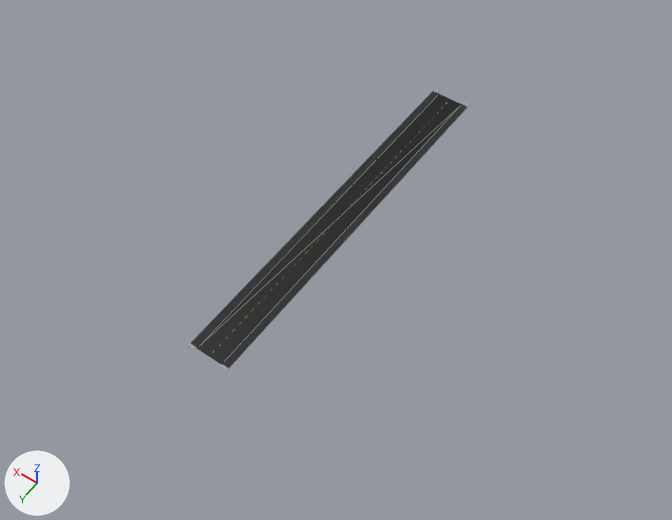
Renders of the glTF model models/Street.glb from each side of a commit.
Camera for both pictures: a 50 mm lens placed at (-85.0, 121.9, 171.6), pointed at (-3.8, 8.3, -6.9). Arrows for +X, +Y and +Z are at lower left; the lights stay in place. Mesh edges are drawn as thin lines on the coarser meshes. Where no turn or scale is listed for an object, it has been applied to the vertices.

Objects in the first picture: 'Road', 'Sidewalk'.
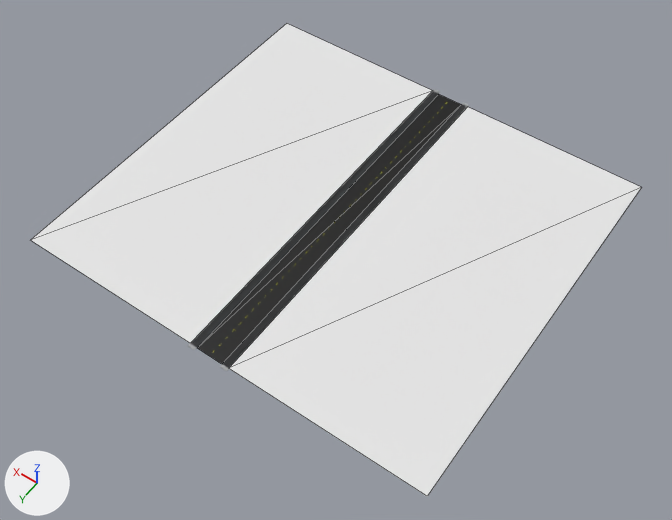
Where the change shows, as pixel boxes [x1, y1, x2, y2] in the pictures (672 x 520 px):
'Grass Right', added
    after: [229, 107, 641, 496]
'Grass Left', added
    after: [31, 23, 432, 343]

The change, as a list of edits to the scene's bpy script:
```text
Add mat_grass:
    mat_grass = principled_material('Grass')
    mat_grass.base_color = (0.8, 0.8, 0.8)  # white #e7e7e7
    mat_grass.roughness = 0.8
Add me_plane_003:
    me_plane_003.from_pydata([(-25.0, -50.0, 0.0), (25.0, -50.0, 0.0), (-25.0, 50.0, 0.0), (25.0, 50.0, 0.0)], [], [(0, 1, 3), (0, 3, 2)])
    me_plane_003.materials.append(mat_grass)  # its picture is missing
Add ob_grass_right:
    ob_grass_right = bpy.data.objects.new('Grass Right', me_plane_003)
    ob_grass_right.location = (-30.5, 0.0, 0.2)
Add ob_grass_left:
    ob_grass_left = bpy.data.objects.new('Grass Left', me_plane_003.copy())
    ob_grass_left.location = (30.5, 0.0, 0.2)
```
